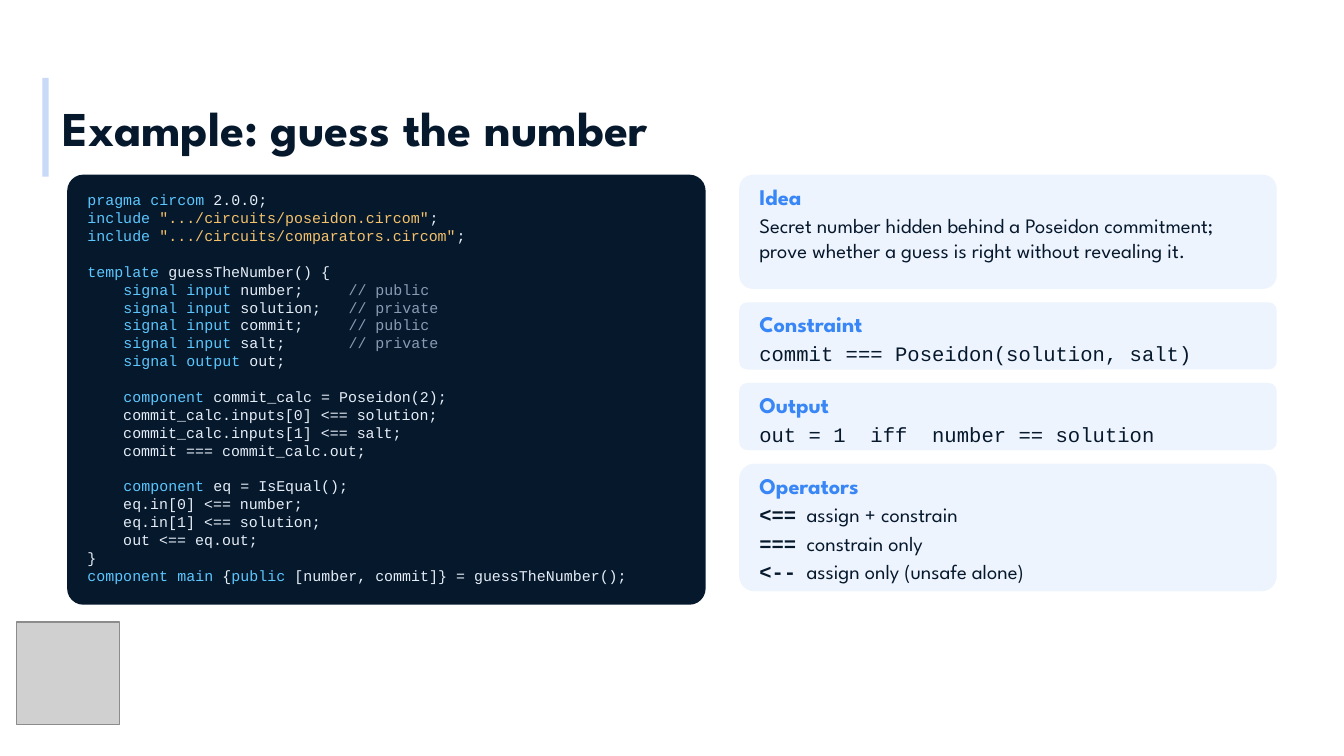
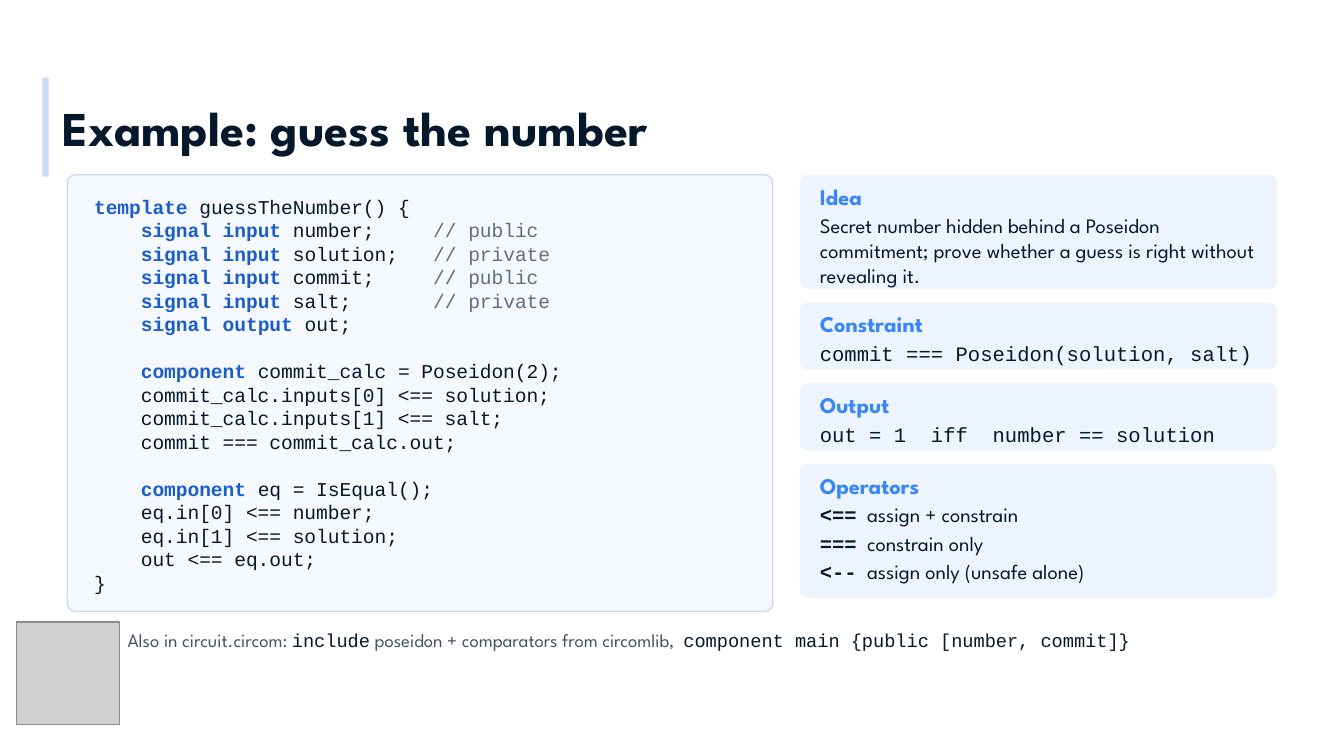
Before and after one commit to radojevicMihailo/ZK-kurs, a slide deck: slide 6 of circom-snarkjs/ZKP MA - Circom i snarkjs.pptx (slide 5 before the commit). Drawn at 1344x756 pixels with LibreOffice and Linux fonts; fonts in the diff are those of the drawing; grey boxes stand for pictures; background and template pictures are left out. Boxes give left, top, right and bottom in pixels: in the first picture for what was removed or moved away, otherwise in the second. Text is boxed around its words. In the diff, an @@ line names an element or a change of style, - is before the commit and + after.

```diff
--- a/circom-snarkjs/ZKP MA - Circom i snarkjs.pptx
+++ b/circom-snarkjs/ZKP MA - Circom i snarkjs.pptx
@@ rounded rectangle: place and size @@
-rounded rectangle at (67,175,706,605)
+rounded rectangle at (67,175,773,612)
@@ rounded rectangle at (67,175,773,612): fill #06182C to #F5F8FD; outline none to #C9DAF8 0.75 pt; proportions changed @@
@@ rounded rectangle: place and size @@
-rounded rectangle at (739,175,1277,289)
+rounded rectangle at (800,175,1277,289)
@@ rounded rectangle at (800,175,1277,289): proportions changed @@
@@ text at (87,194,465,244): paragraphs removed @@
-pragma circom 2.0.0;
-include ".../circuits/poseidon.circom";
-include ".../circuits/comparators.circom";
@@ text "template guessTheNumber() {": place and size @@
-text "template guessTheNumber() {" at (87,194,627,584)
+text "template guessTheNumber() {" at (94,200,561,570)
@@ text "template guessTheNumber() {" at (94,200,561,570): size 8 to 10.5 pt; text colour #5CC8FF to #1B5EC9, bold on in "template", "signal input", "signal input", "signal input" and 4 more places; text colour #E6EEF8 to #06182C in "guessTheNumber() {", "number;", "solution;", "commit;" and 11 more places; text colour #8A9BB4 to #5E6E84 in "// public", "// private", "// public", "// private" @@
@@ text "Idea" rewrapped from (759,189,1213,263) to (820,189,1254,288) @@
@@ rounded rectangle: place and size @@
-rounded rectangle at (739,302,1277,370)
+rounded rectangle at (800,302,1277,370)
@@ text "Constraint": place and size @@
-text "Constraint" at (759,317,1192,366)
+text "Constraint" at (820,317,1252,366)
@@ rounded rectangle: place and size @@
-rounded rectangle at (739,383,1277,450)
+rounded rectangle at (800,383,1277,450)
@@ text "Output": place and size @@
-text "Output" at (759,398,1155,443)
+text "Output" at (820,398,1215,443)
@@ rounded rectangle at (800,464,1277,598): proportions changed @@
@@ rounded rectangle: place and size @@
-rounded rectangle at (739,464,1277,591)
+rounded rectangle at (800,464,1277,598)
@@ text "Operators": place and size @@
-text "Operators" at (759,479,1024,584)
+text "Operators" at (820,479,1084,584)
@@ text at (87,570,627,584): paragraph removed @@
-component main {public [number, commit]} = guessTheNumber();
@@ text added at (128,634,1130,651), 10 pt, text #44546A @@
+Also in circuit.circom: include poseidon + comparators from circomlib, component main {public [number, commit]}
```
Also in this commit, not shown: 10 other slides changed, 1 slide added, 1 slide removed, 6 other files.
